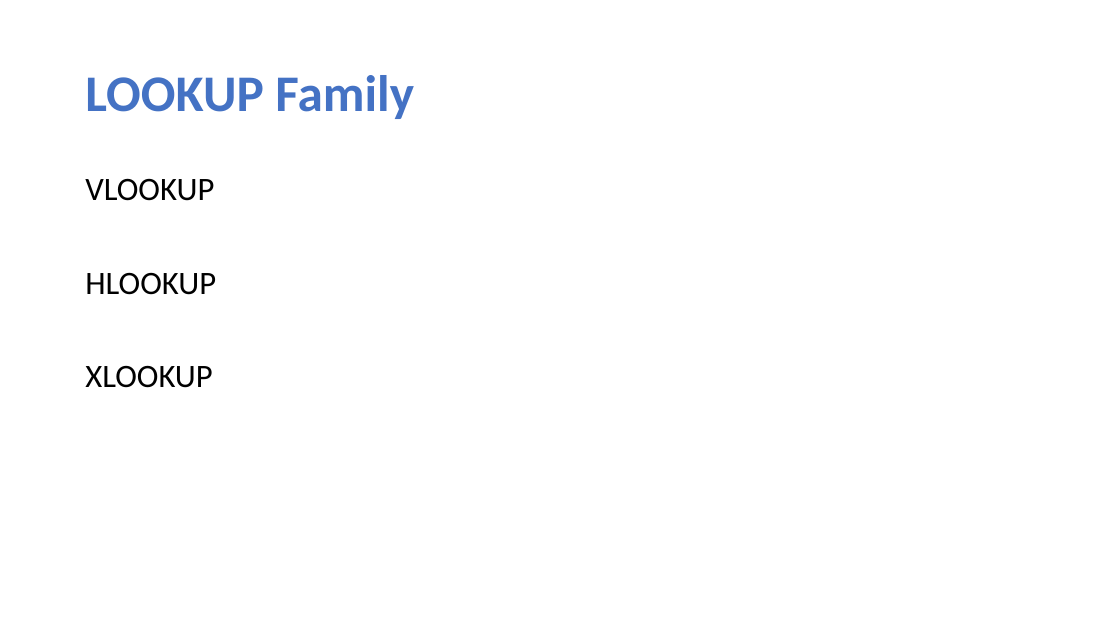
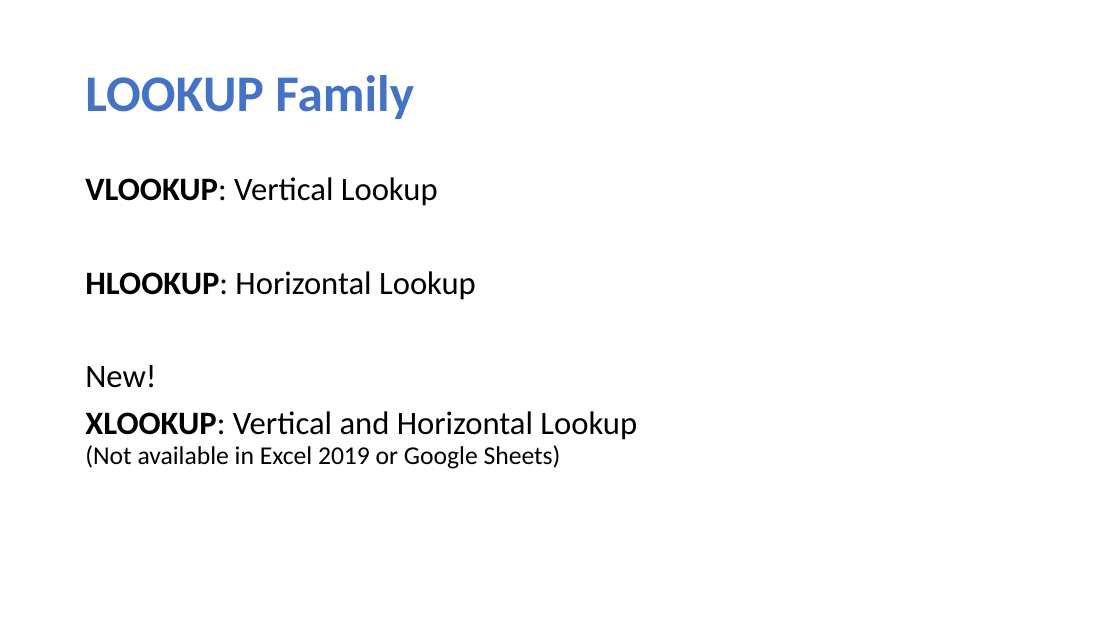
Before and after one commit to mtruongg/2022-workshop-excel, a slide deck: slide 10 of Week-04/Week-04_ConditionalFunctionsAndDataValidation.pptx. Drawn at 1120x630 pixels with LibreOffice and Linux fonts; fonts in the diff are those of the drawing. Boxes give left, top, right and bottom in pixels: in the first picture for what was removed or moved away, otherwise in the second. Text is boxed around its words. In the diff, an @@ line names an element or a change of style, - is before the commit and + after.

```diff
--- a/Week-04/Week-04_ConditionalFunctionsAndDataValidation.pptx
+++ b/Week-04/Week-04_ConditionalFunctionsAndDataValidation.pptx
@@ text at (x1=85, y1=177, x2=637, y2=469): text changed @@
-VLOOKUP
-HLOOKUP
-XLOOKUP
+VLOOKUP: Vertical Lookup
+HLOOKUP: Horizontal Lookup
+New!
+XLOOKUP: Vertical and Horizontal Lookup
+(Not available in Excel 2019 or Google Sheets)
```
Also in this commit, not shown: 3 other slides changed.
